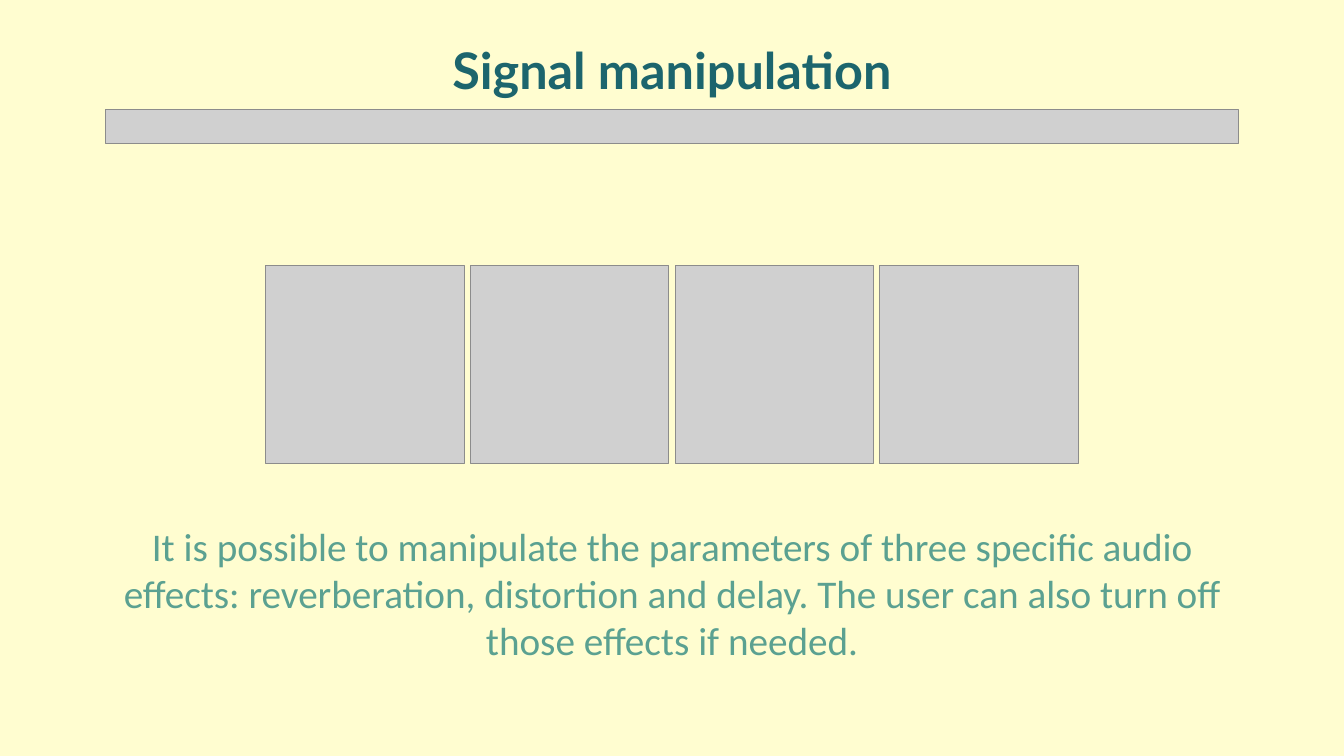
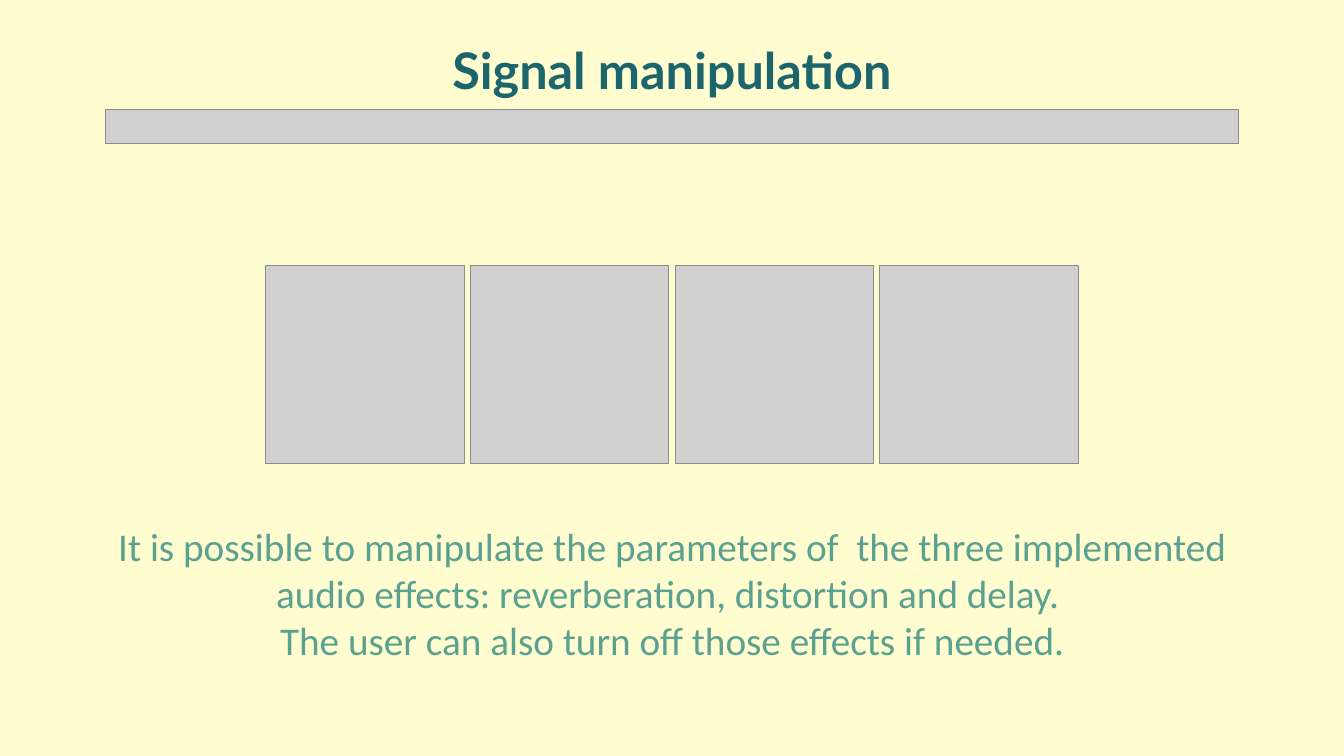
Before and after one commit to Ciorpy/G.A.I.A.-CMLS-2025, a slide deck: slide 27 of GAIA.pptx. Drawn at 1344x756 pixels with LibreOffice and Linux fonts; fonts in the diff are those of the drawing; grey boxes stand for pictures. Boxes give left, top, right and bottom in pixels: in the first picture for what was removed or moved away, otherwise in the second. Text is boxed around its words. In the diff, an @@ line names an element or a change of style, - is before the commit and + after.

```diff
--- a/GAIA.pptx
+++ b/GAIA.pptx
@@ text at (118,534,1226,656): text changed @@
-It is possible to manipulate the parameters of three specific audio effects: reverberation, distortion and delay. The user can also turn off those effects if needed.
+It is possible to manipulate the parameters of the three implemented audio effects: reverberation, distortion and delay.
+The user can also turn off those effects if needed.
```
Also in this commit, not shown: 16 other slides changed, 1 other file.
